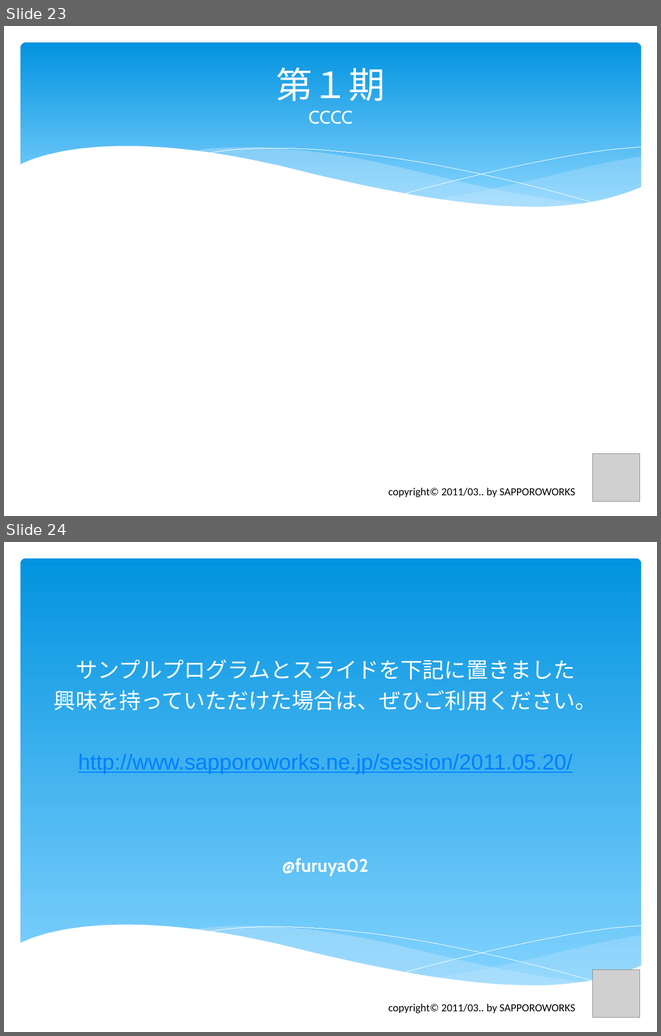
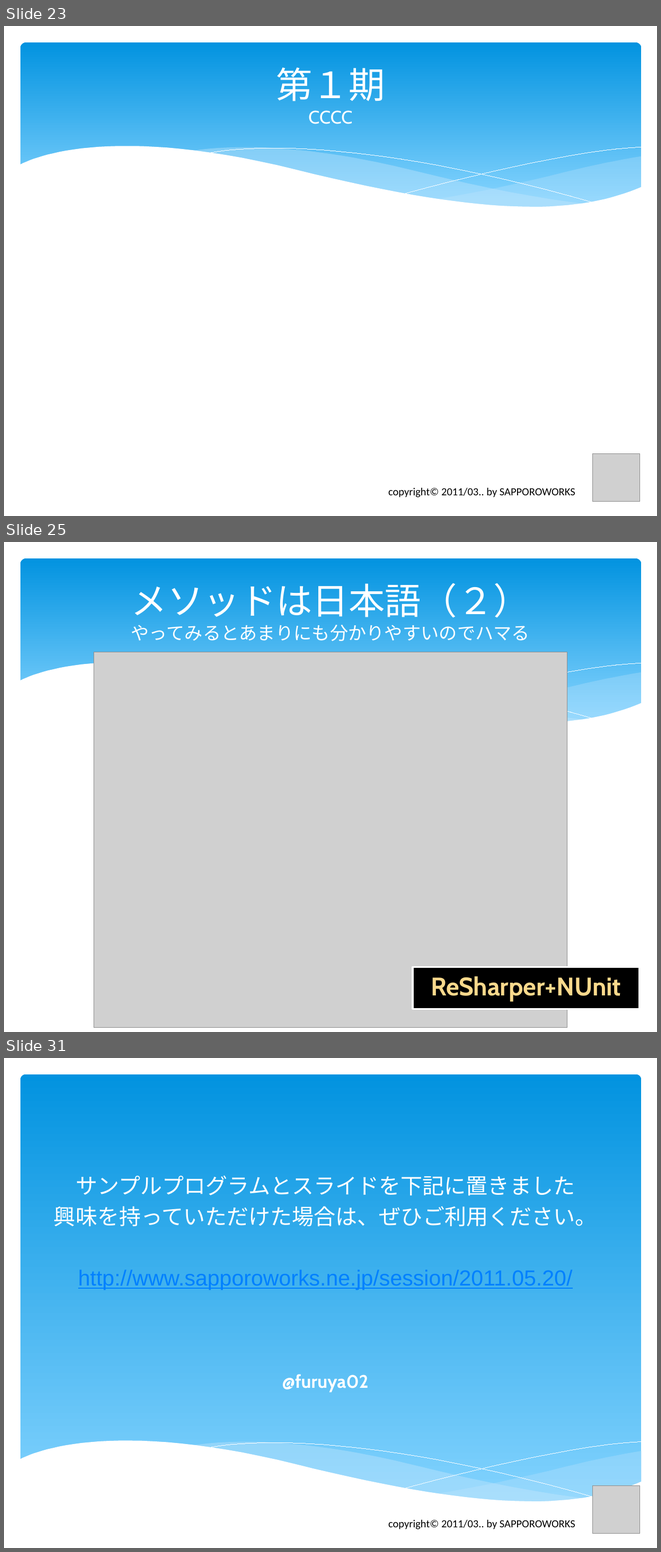
Before and after one commit to furuya02/clrh78, a slide deck: C# から Java へのプログラム移植で体験したTDDの効果は？.pptx. Shown one above the other, each under a label of ours: slides 23 and 24 before the commit, slides 23, 25 and 31 after it; the slides between them are not shown. The pictures are 661x1036 and 661x1552 pixels, drawn with LibreOffice and Linux fonts; fonts in the diff are those of the drawing; grey boxes stand for pictures. Boxes give left, top, right and bottom in pixels: in the first picture for what was removed or moved away, otherwise in the second. Text is boxed around its words. In the diff, an @@ line names an element or a change of style, - is before the commit and + after.

Commit message:
2013.01.13 0750

```diff
--- a/C# から Java へのプログラム移植で体験したTDDの効果は？.pptx
+++ b/C# から Java へのプログラム移植で体験したTDDの効果は？.pptx
@@ slide 25 added at (4, 542, 657, 1032), background #FFFFFF; not listed: 6 template elements that a slide beside it also shows @@
@@ title added at (131, 583, 530, 641), 20 pt, text #FFFFFF @@
+メソッドは日本語（２）
+やってみるとあまりにも分かりやすいのでハマる
@@ picture added at (94, 652, 567, 1026) @@
@@ rectangle added at (413, 967, 639, 1009), fill #000000, outline #FFFFFF 2 pt, 28 pt, text #F9D98C, bold @@
+ReSharper+NUnit
@@ what was slide 24 is now slide 31 @@
```
Also in this commit, not shown: 6 other slides added.
